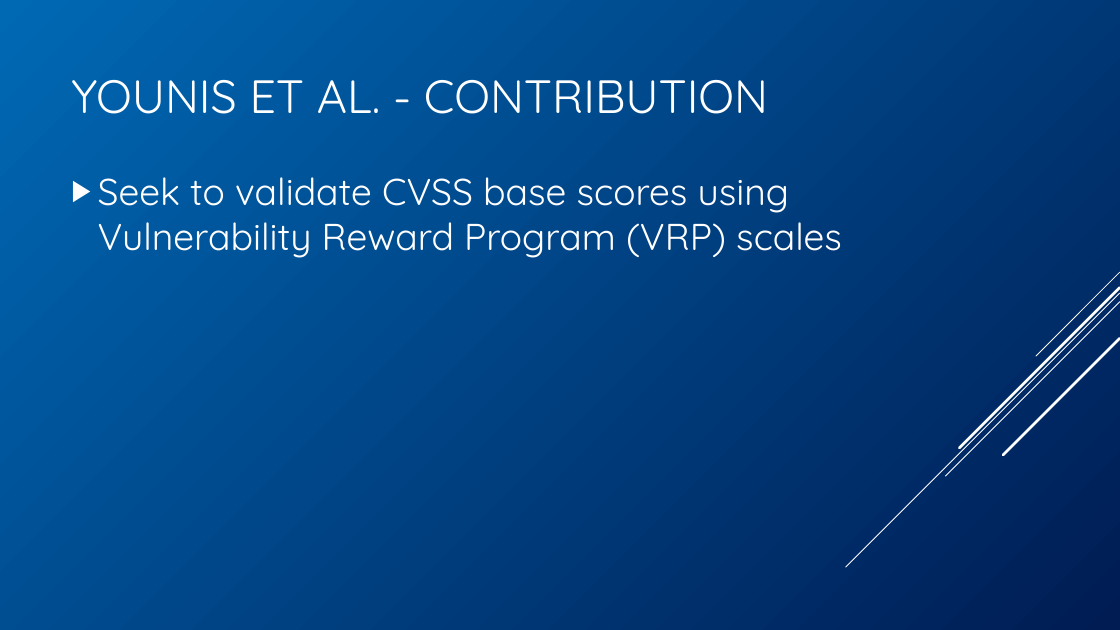
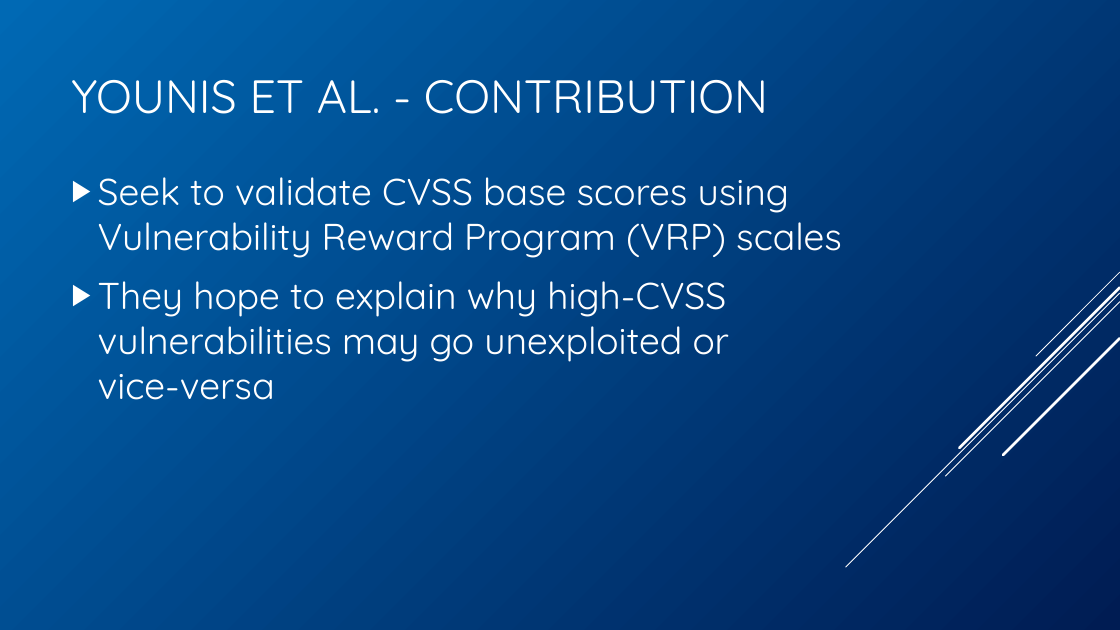
Before and after one commit to BenChurch/Winter2017, a slide deck: slide 12 of CISC848/BackgroundPentation/ChurchCISC848Background.pptx. Drawn at 1120x630 pixels with LibreOffice and Linux fonts; fonts in the diff are those of the drawing. Boxes give left, top, right and bottom in pixels: in the first picture for what was removed or moved away, otherwise in the second. Text is boxed around its words. In the diff, an @@ line names an element or a change of style, - is before the commit and + after.

```diff
--- a/CISC848/BackgroundPentation/ChurchCISC848Background.pptx
+++ b/CISC848/BackgroundPentation/ChurchCISC848Background.pptx
@@ text at <box>98,281,730,400</box>: paragraph added @@
+▶ They hope to explain why high-CVSS vulnerabilities may go unexploited or
+  vice-versa
```
Also in this commit, not shown: 15 other slides changed, 1 slide added.
